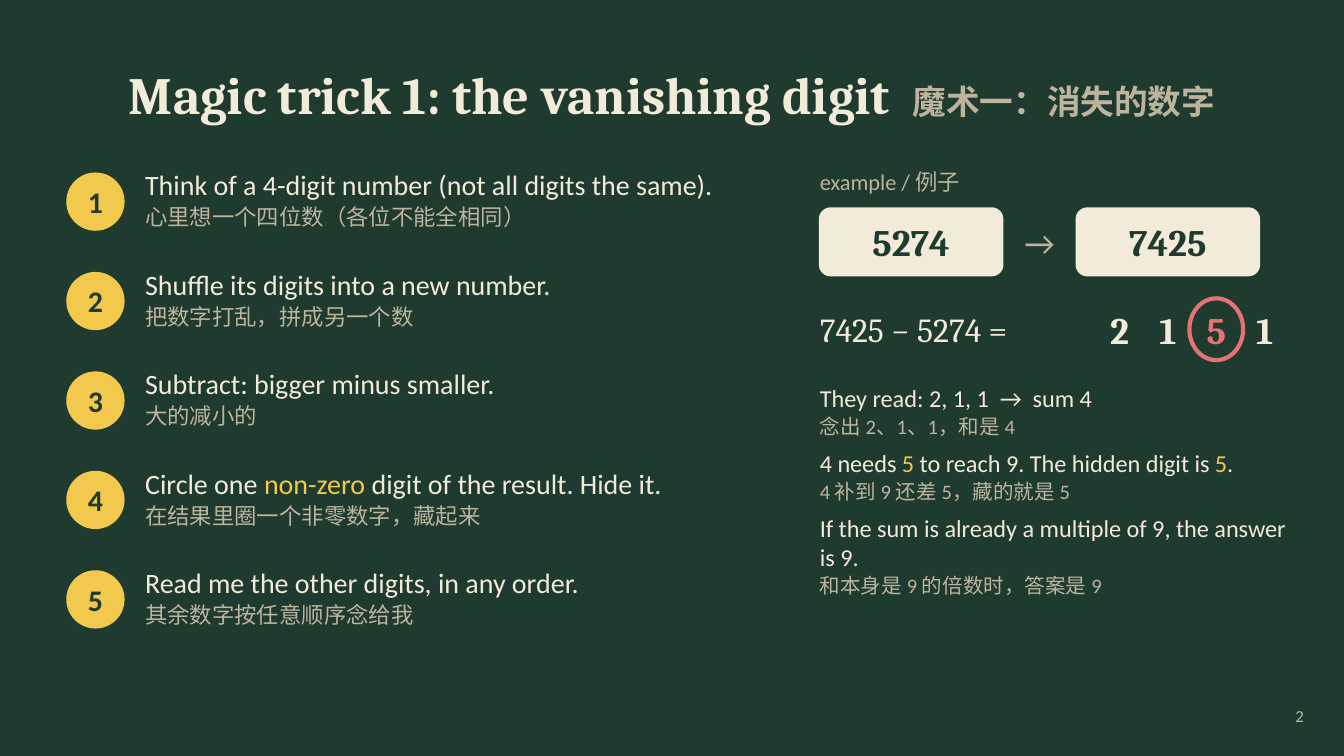
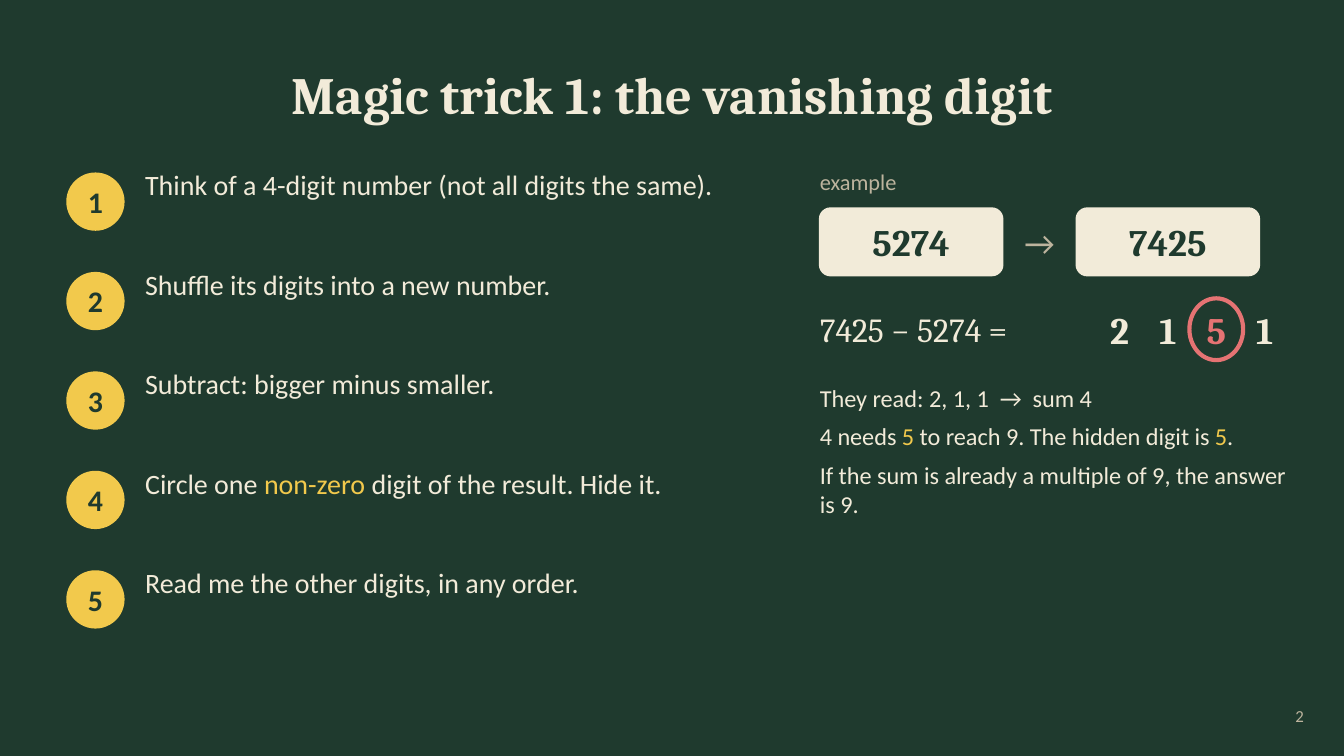
Before and after one commit to ZhihengLi0/math5248, a slide deck: slide 2 of slides/presentation.pptx. Drawn at 1344x756 pixels with LibreOffice and Linux fonts; fonts in the diff are those of the drawing. Boxes give left, top, right and bottom in pixels: in the first picture for what was removed or moved away, otherwise in the second. Text is boxed around its words. In the diff, an @@ line names an element or a change of style, - is before the commit and + after.

```diff
--- a/slides/presentation.pptx
+++ b/slides/presentation.pptx
@@ title at (292,77,1053,125): text changed @@
-Magic trick 1: the vanishing digit 魔术一：消失的数字
+Magic trick 1: the vanishing digit
@@ text at (820,174,897,194): text changed @@
-example / 例子
+example
@@ text at (145,206,525,227): paragraph removed @@
-心里想一个四位数（各位不能全相同）
@@ less space between paragraphs in 5 elements at (145,374,494,399), (145,175,712,200), (145,474,662,499), (145,573,579,598), (145,275,550,300) @@
@@ text at (145,306,413,327): paragraph removed @@
-把数字打乱，拼成另一个数
@@ text "They read: 2, 1, 1 ..." at (820,390,1285,513): more space between paragraphs; less space between paragraphs @@
@@ text at (145,405,257,426): paragraph removed @@
-大的减小的
@@ text at (820,416,1015,436): paragraph removed @@
-念出 2、1、1，和是 4
@@ text at (145,505,481,526): paragraph removed @@
-在结果里圈一个非零数字，藏起来
@@ text at (820,482,1070,501): paragraph removed @@
-4 补到 9 还差 5，藏的就是 5
@@ text at (820,575,1101,595): paragraph removed @@
-和本身是 9 的倍数时，答案是 9
@@ text at (145,604,413,625): paragraph removed @@
-其余数字按任意顺序念给我
```
Also in this commit, not shown: 9 other slides changed, 5 other files.
